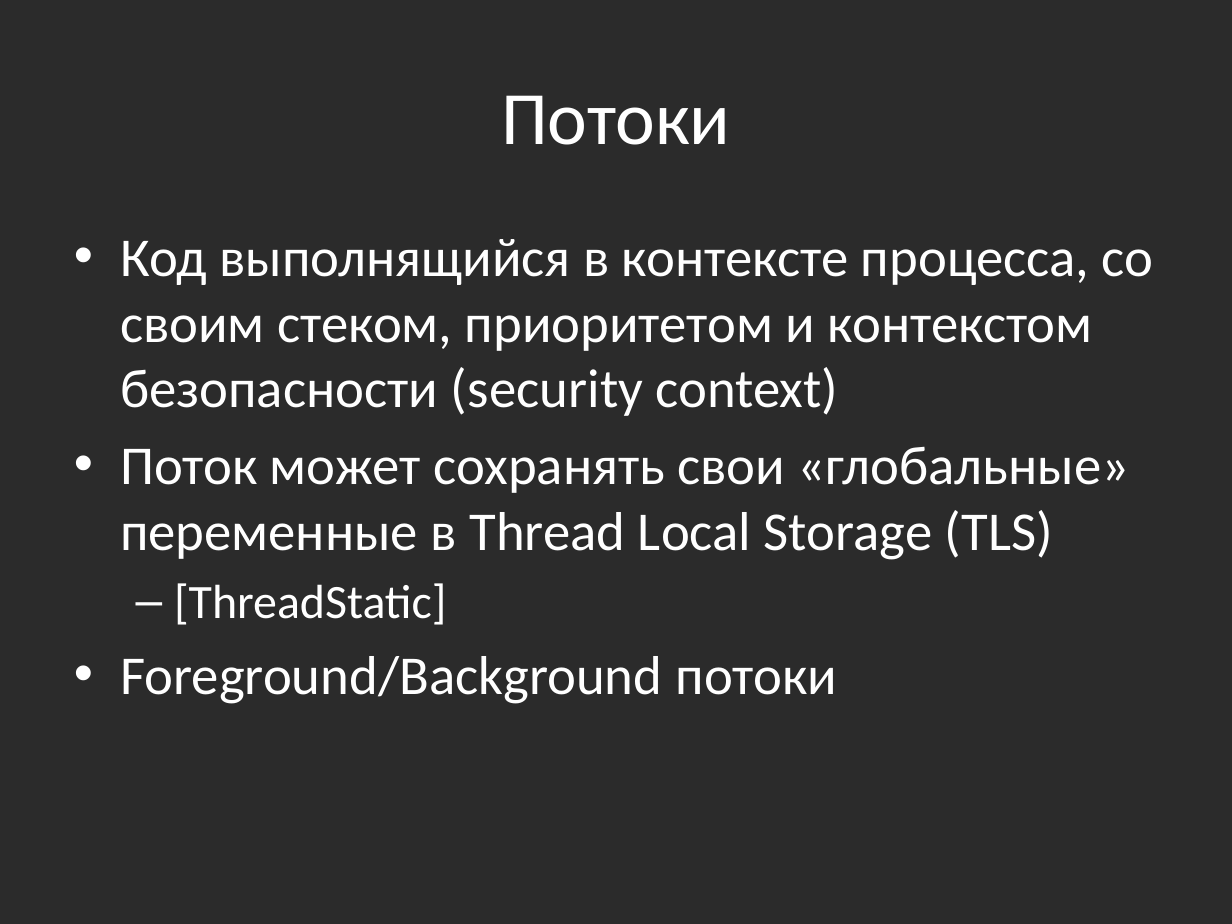
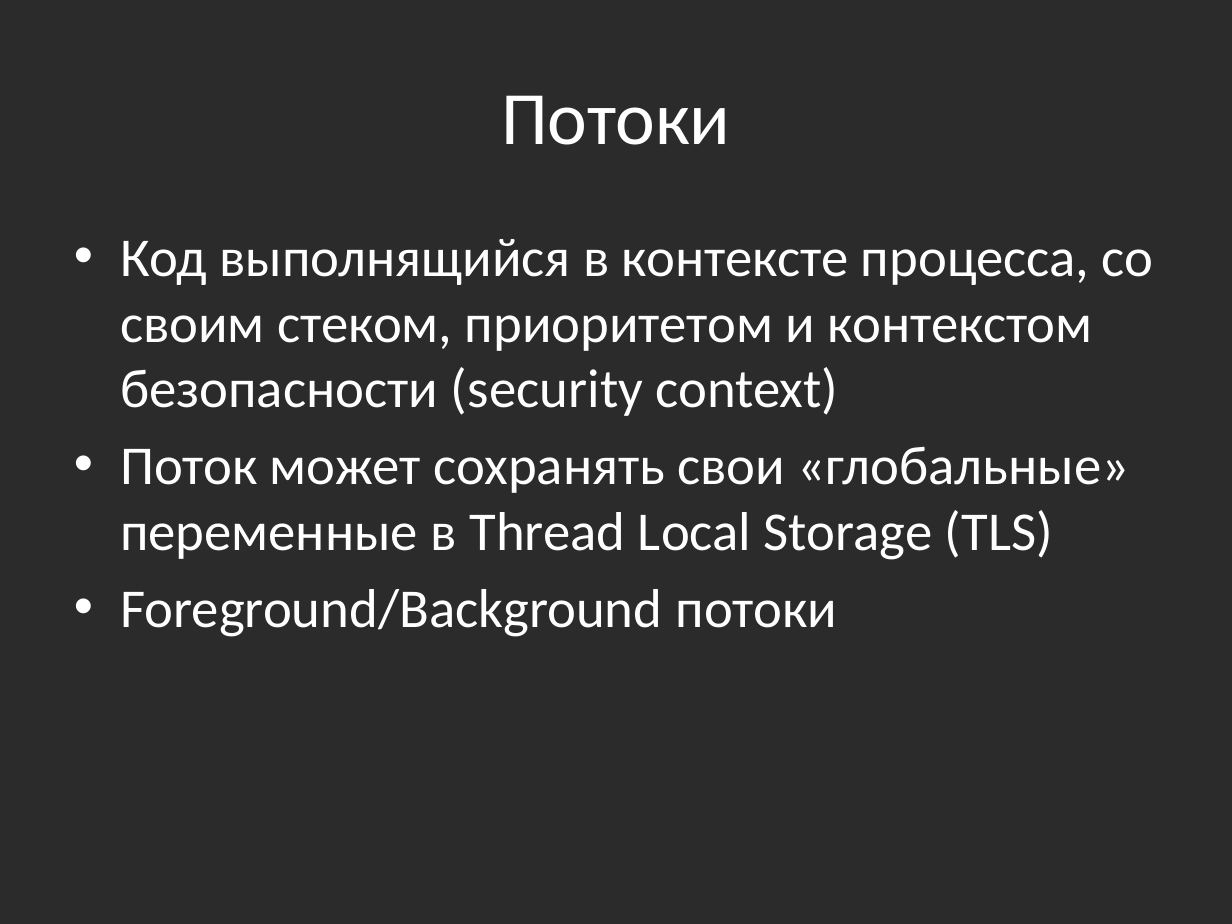
Before and after one commit to bazile/Training, a slide deck: slide 6 of Presentation/lesson-08-multithreading.pptx. Drawn at 1232x924 pixels with LibreOffice and Linux fonts; fonts in the diff are those of the drawing; background and template pictures are left out; a plain dark background stands for a picture behind light text. Boxes give left, top, right and bottom in pixels: in the first picture for what was removed or moved away, otherwise in the second. Text is boxed around its words. In the diff, an @@ line names an element or a change of style, - is before the commit and + after.

```diff
--- a/Presentation/lesson-08-multithreading.pptx
+++ b/Presentation/lesson-08-multithreading.pptx
@@ text at [174,583,447,625]: paragraph removed @@
-  – [ThreadStatic]
```
Also in this commit, not shown: 4 slides added, 1 other file.
